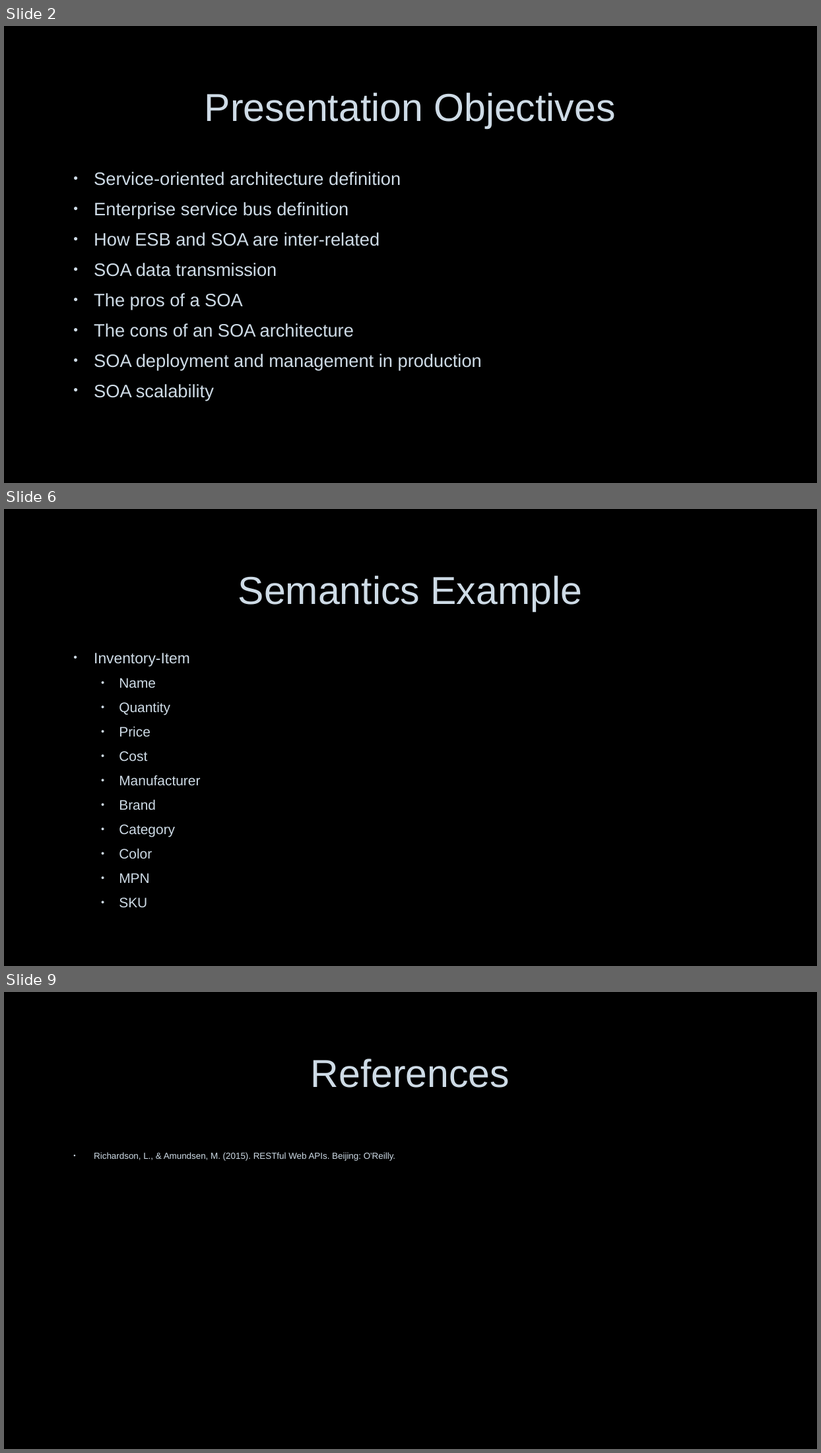
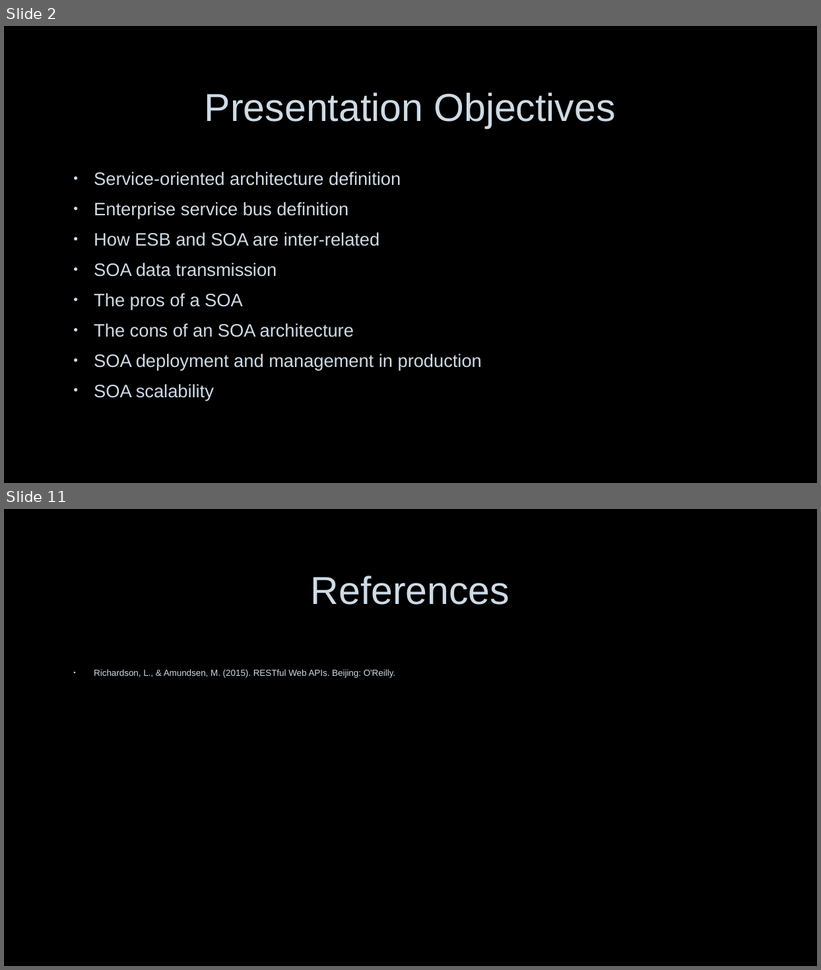
Before and after one commit to nerdommicro/WEB-420, a slide deck: week7-and-group_project/nesbitt-week7.pptx. Shown one above the other, each under a label of ours: slides 2, 6 and 9 before the commit, slides 2 and 11 after it; the slides between them are not shown. The pictures are 821x1453 and 821x970 pixels, drawn with LibreOffice and Linux fonts; fonts in the diff are those of the drawing; background and template pictures are left out. Boxes give left, top, right and bottom in pixels: in the first picture for what was removed or moved away, otherwise in the second. Text is boxed around its words. In the diff, an @@ line names an element or a change of style, - is before the commit and + after.

```diff
--- a/week7-and-group_project/nesbitt-week7.pptx
+++ b/week7-and-group_project/nesbitt-week7.pptx
@@ slide 6 removed at bbox=[4, 509, 817, 966], background picture (left out) @@
@@ title removed at bbox=[238, 576, 582, 611] @@
-Semantics Example
@@ text removed at bbox=[94, 653, 200, 883] @@
-• Inventory-Item
-  • Name
-  • Quantity
-  • Price
-  • Cost
-  • Manufacturer
-  • Brand
-  • Category
-  • Color
-  • MPN
-  • SKU
@@ what was slide 9 is now slide 11 @@
```
Also in this commit, not shown: 8 slides added, 5 other slides removed, 1 other file.
